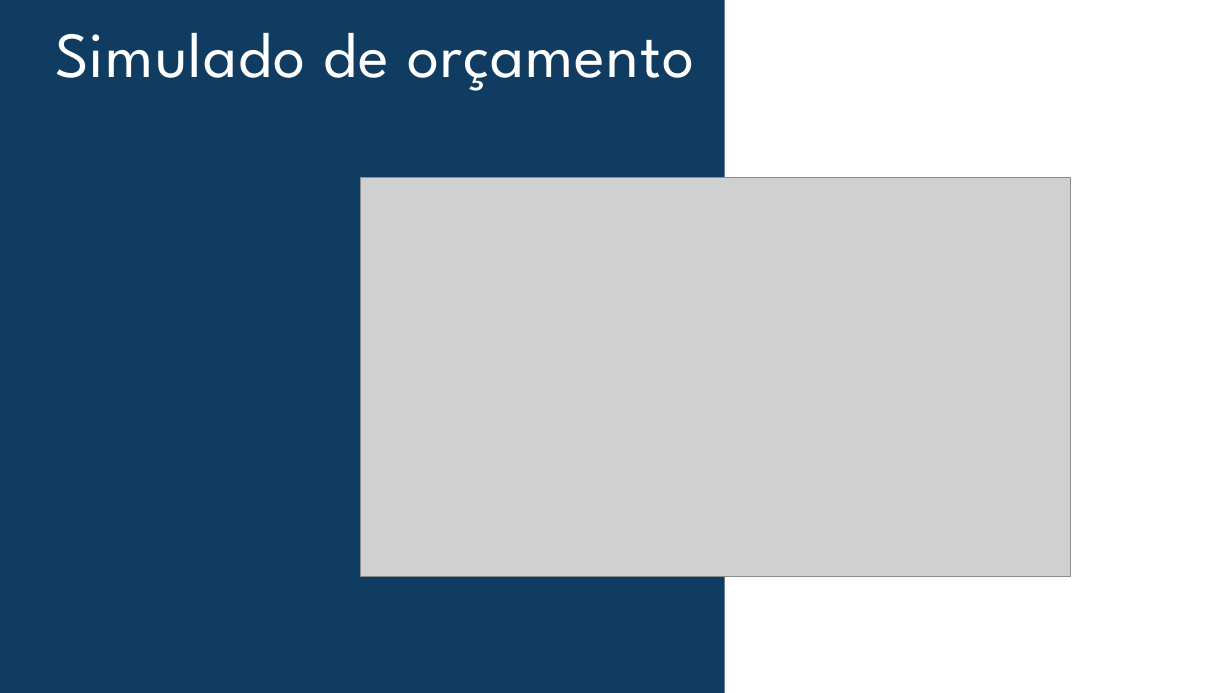
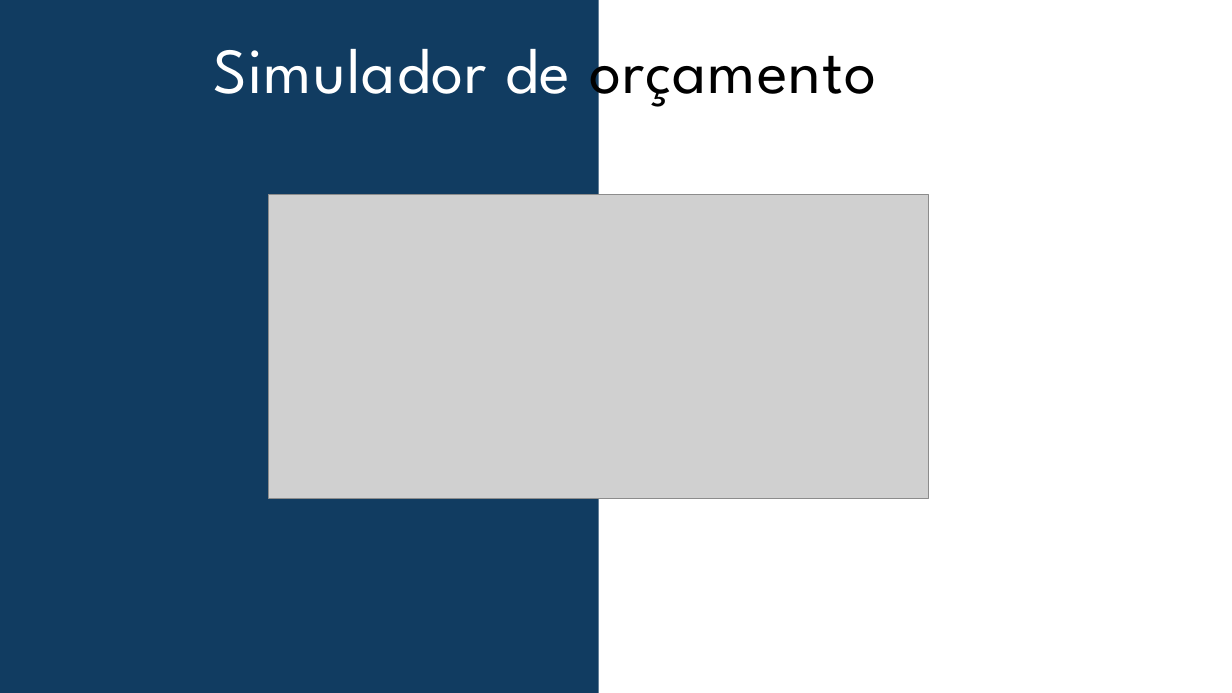
Before and after one commit to dasSouza/CyberLife, a slide deck: slide 9 of documentos/cyber life.pptx. Drawn at 1232x693 pixels with LibreOffice and Linux fonts; fonts in the diff are those of the drawing; grey boxes stand for pictures. Boxes give left, top, right and bottom in pixels: in the first picture for what was removed or moved away, otherwise in the second. Text is boxed around its words. In the diff, an @@ line names an element or a change of style, - is before the commit and + after.

```diff
--- a/documentos/cyber life.pptx
+++ b/documentos/cyber life.pptx
@@ text at [213, 29, 876, 113]: text changed @@
-Simulado de orçamento
+Simulador de orçamento
@@ rectangle: place and size @@
-rectangle at [724, 0, 1232, 693]
+rectangle at [599, 0, 1232, 693]
@@ picture: place and size @@
-picture at [361, 177, 1071, 577]
+picture at [269, 195, 928, 498]
```
Also in this commit, not shown: 3 other slides changed, 3 slides added, 3 slides removed.
